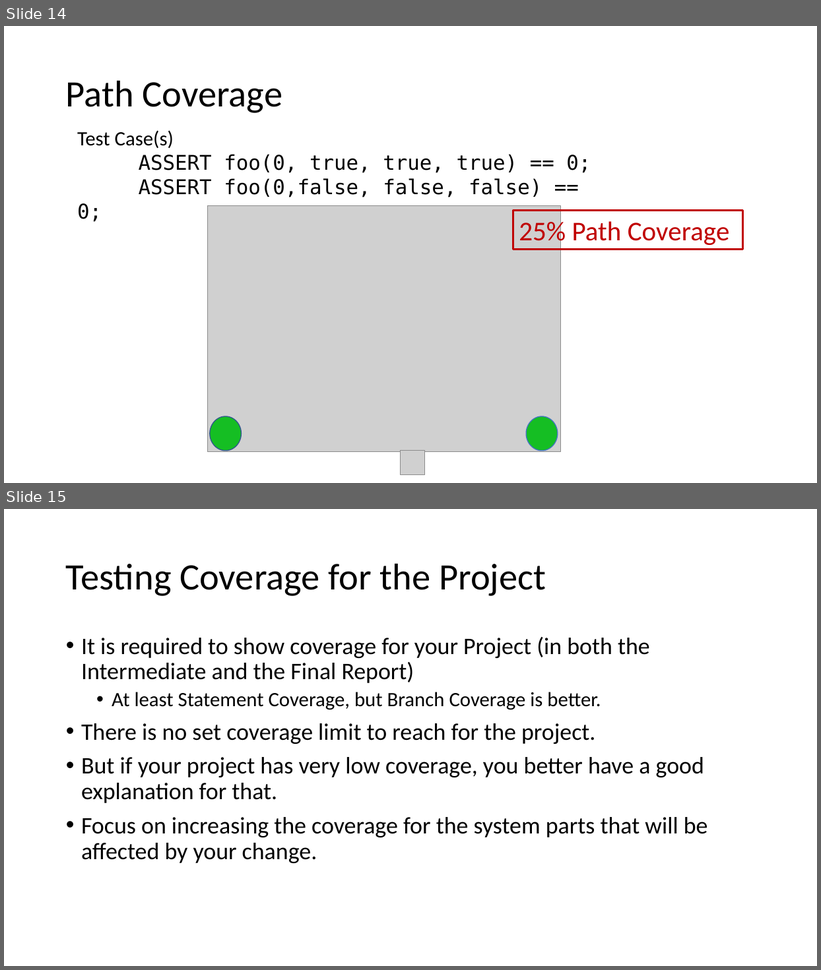
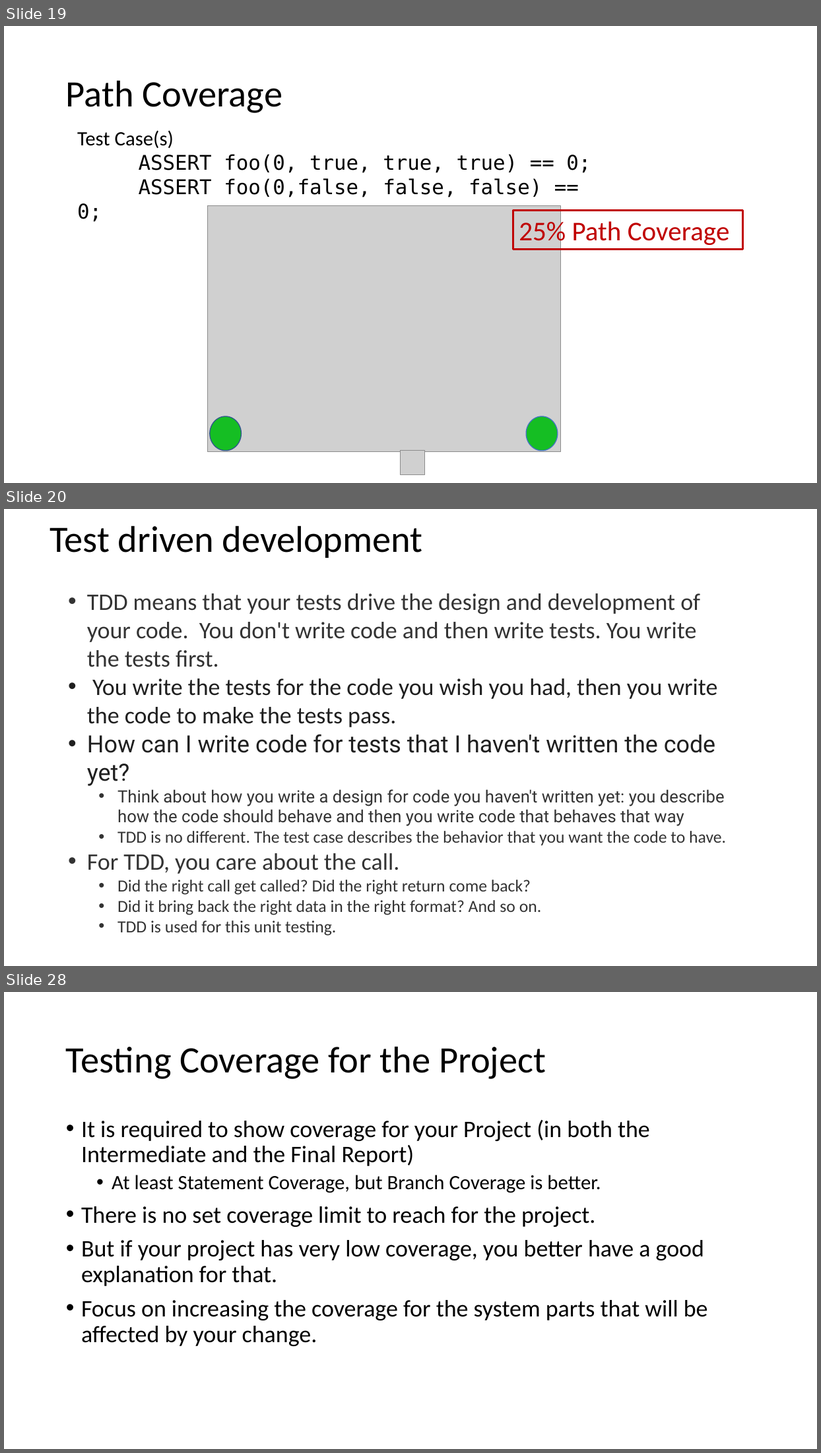
Before and after one commit to johnxu21/johnxu21.github.io, a slide deck: teaching/CS472-Spring2023/Timetable/Testing.pptx. Shown one above the other, each under a label of ours: slides 14 and 15 before the commit, slides 19, 20 and 28 after it; the slides between them are not shown. The pictures are 821x970 and 821x1453 pixels, drawn with LibreOffice and Linux fonts; fonts in the diff are those of the drawing; grey boxes stand for pictures. Boxes give left, top, right and bottom in pixels: in the first picture for what was removed or moved away, otherwise in the second. Text is boxed around its words. In the diff, an @@ line names an element or a change of style, - is before the commit and + after.

Commit message:
testing

```diff
--- a/teaching/CS472-Spring2023/Timetable/Testing.pptx
+++ b/teaching/CS472-Spring2023/Timetable/Testing.pptx
@@ slide 20 added at (4, 509, 817, 966), background #FFFFFF @@
@@ title added at (50, 525, 423, 558), 44 pt, text #000000 @@
+Test driven development
@@ text added at (87, 593, 726, 936), 20 pt, text #333333 @@
+• TDD means that your tests drive the design and development of your code. You don't write code and then write tests. You write the tests first.
+• You write the tests for the code you wish you had, then you write the code to make the tests pass.
+• How can I write code for tests that I haven't written the code yet?
+  • Think about how you write a design for code you haven't written yet: you describe how the code should behave and then you write code that behaves that way
+  • TDD is no different. The test case describes the behavior that you want the code to have.
+• For TDD, you care about the call.
+  • Did the right call get called? Did the right return come back?
+  • Did it bring back the right data in the right format? And so on.
+  • TDD is used for this unit testing.
@@ what was slide 14 is now slide 19 @@
@@ what was slide 15 is now slide 28 @@
```
Also in this commit, not shown: 1 slide changed, 13 other slides added, 1 slide removed, 3 other files.
